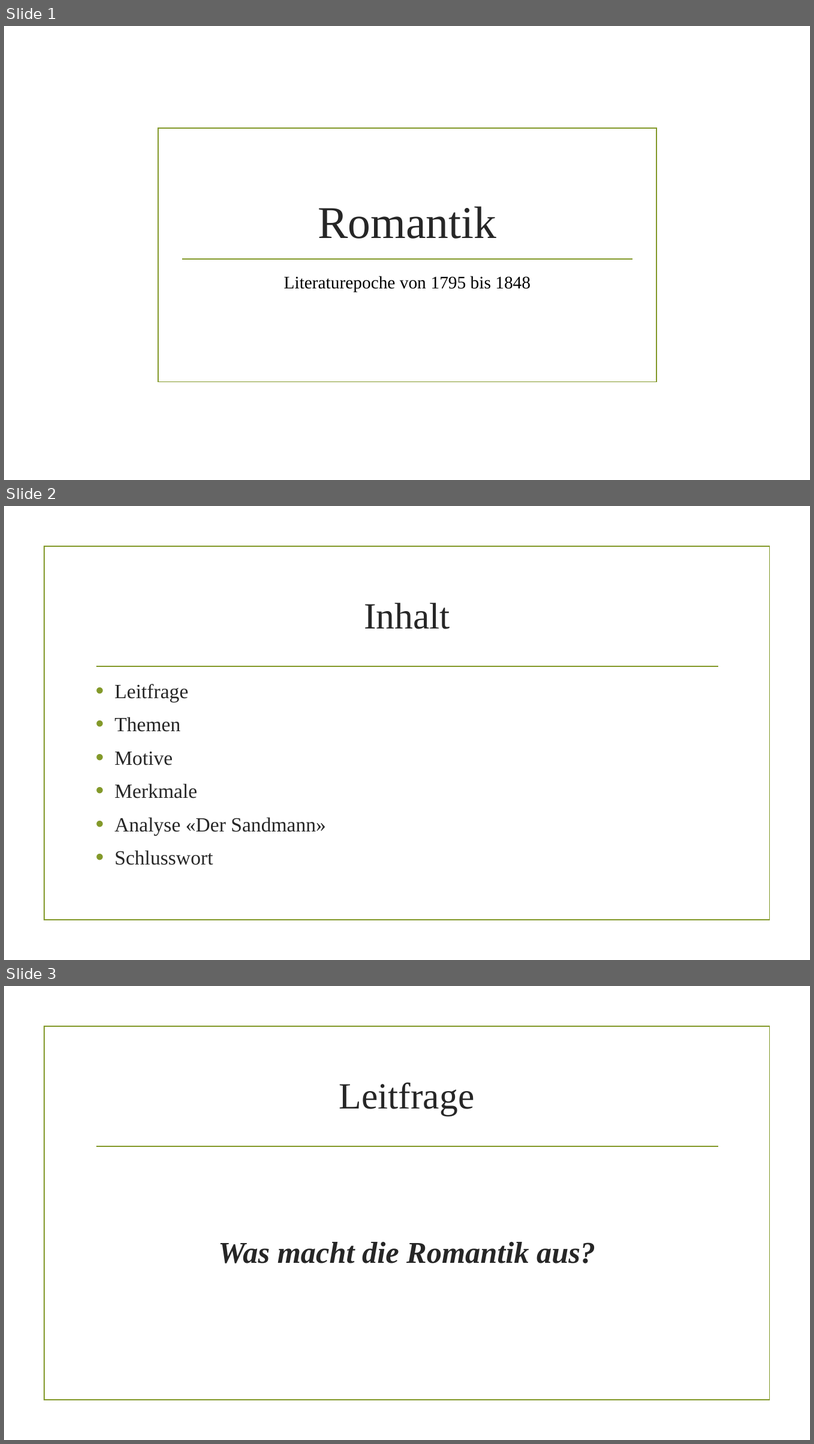
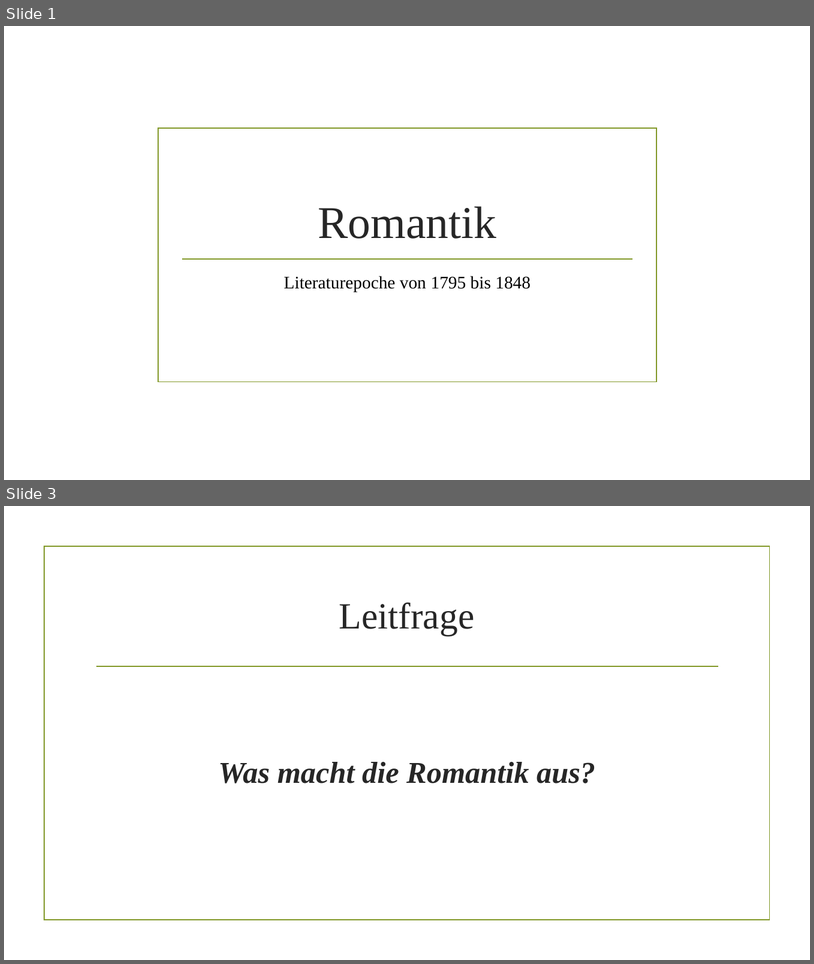
Before and after one commit to AkazeX/Schule, a slide deck: BM/Deutsch/Romantik/Romantik.pptx. Shown one above the other, each under a label of ours: slides 1, 2 and 3 before the commit, slides 1 and 3 after it; the slides between them are not shown. The pictures are 814x1444 and 814x964 pixels, drawn with LibreOffice and Linux fonts; fonts in the diff are those of the drawing; background and template pictures are left out. Boxes give left, top, right and bottom in pixels: in the first picture for what was removed or moved away, otherwise in the second. Text is boxed around its words. In the diff, an @@ line names an element or a change of style, - is before the commit and + after.

```diff
--- a/BM/Deutsch/Romantik/Romantik.pptx
+++ b/BM/Deutsch/Romantik/Romantik.pptx
@@ slide 2 removed at <box>4,506,810,960</box>, background picture (left out); not listed: 2 template elements that a slide beside it also shows @@
@@ title removed at <box>364,603,450,629</box> @@
-Inhalt
@@ text removed at <box>114,684,326,865</box> @@
-• Leitfrage
-• Themen
-• Motive
-• Merkmale
-• Analyse «Der Sandmann»
-• Schlusswort
```
Also in this commit, not shown: 8 slides changed, 2 slides added, 5 other files.
